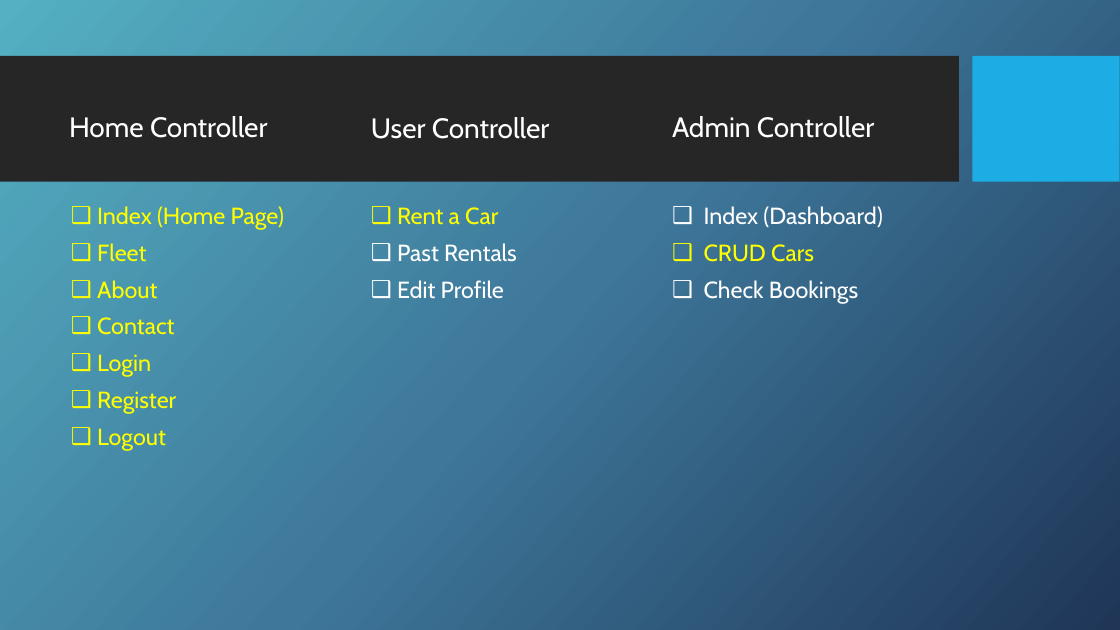
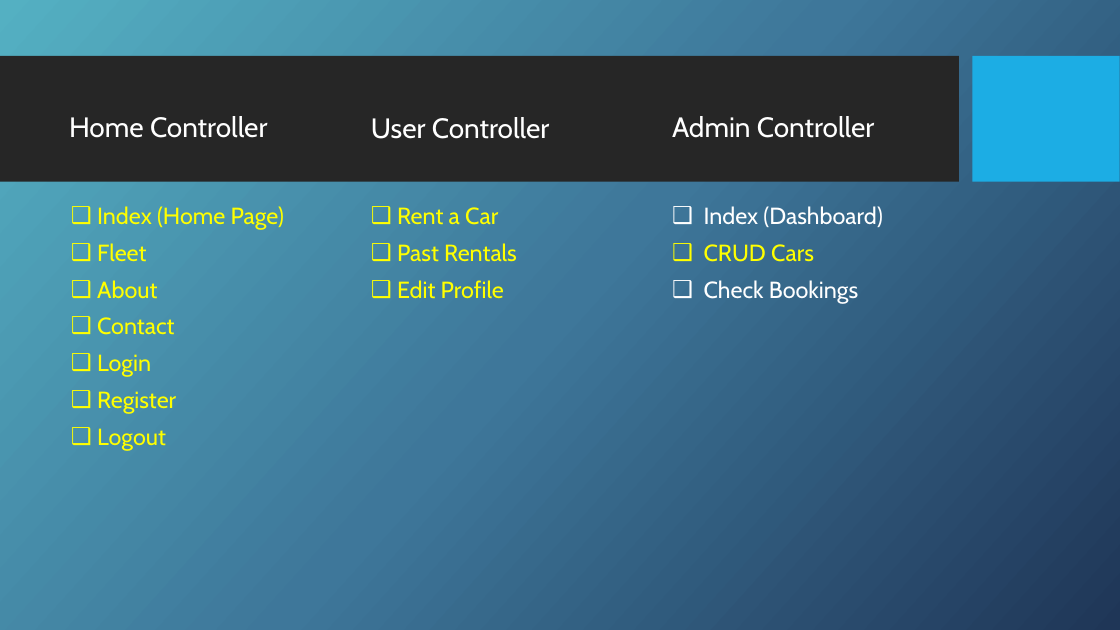
Before and after one commit to wajiha-work/Rental_Car, a slide deck: slide 2 of Archive/Controller Structure.pptx. Drawn at 1120x630 pixels with LibreOffice and Linux fonts; fonts in the diff are those of the drawing; background and template pictures are left out. Boxes give left, top, right and bottom in pixels: in the first picture for what was removed or moved away, otherwise in the second. Text is boxed around its words. In the diff, an @@ line names an element or a change of style, - is before the commit and + after.

Commit message:
Rentals and Edit Profile

```diff
--- a/Archive/Controller Structure.pptx
+++ b/Archive/Controller Structure.pptx
@@ text at [397,243,517,299]: text colour #FFFFFF to #FFFF00 in "Past Rentals", "Edit Profile" @@
```
Also in this commit, not shown: 5 other files.
